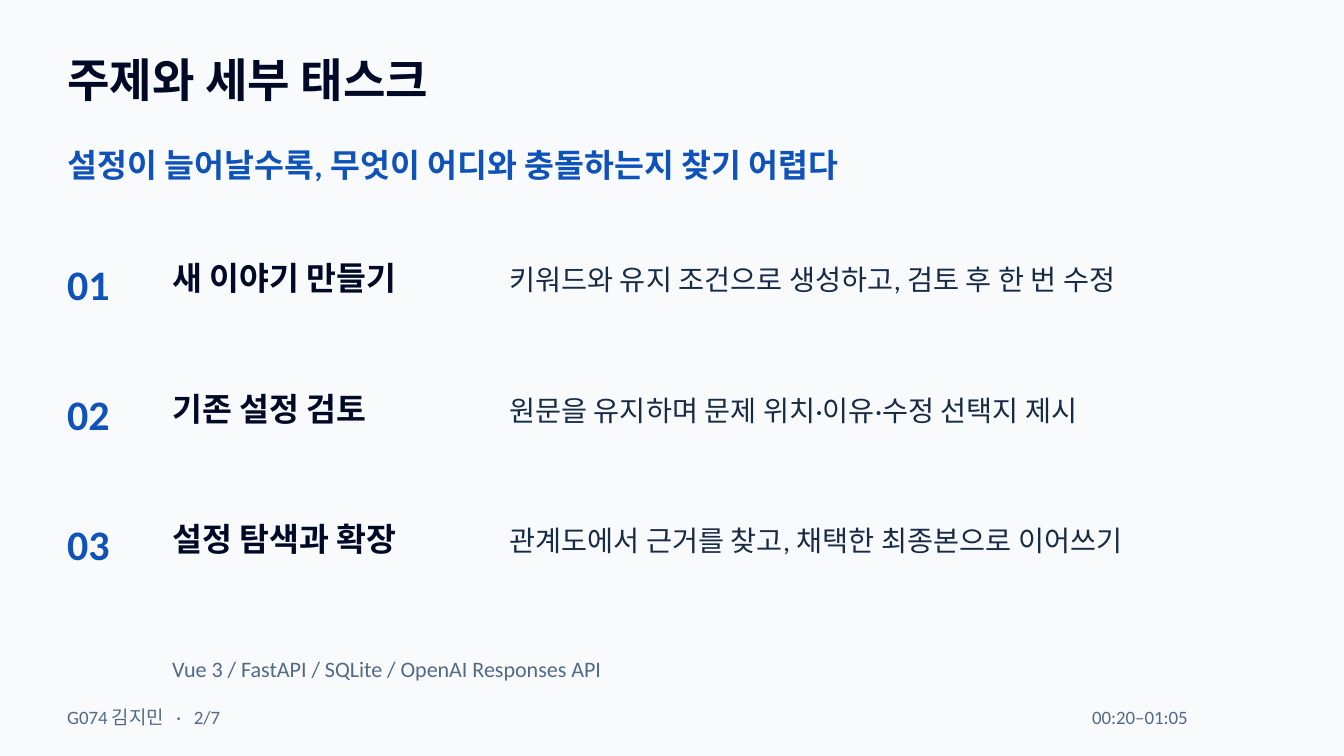
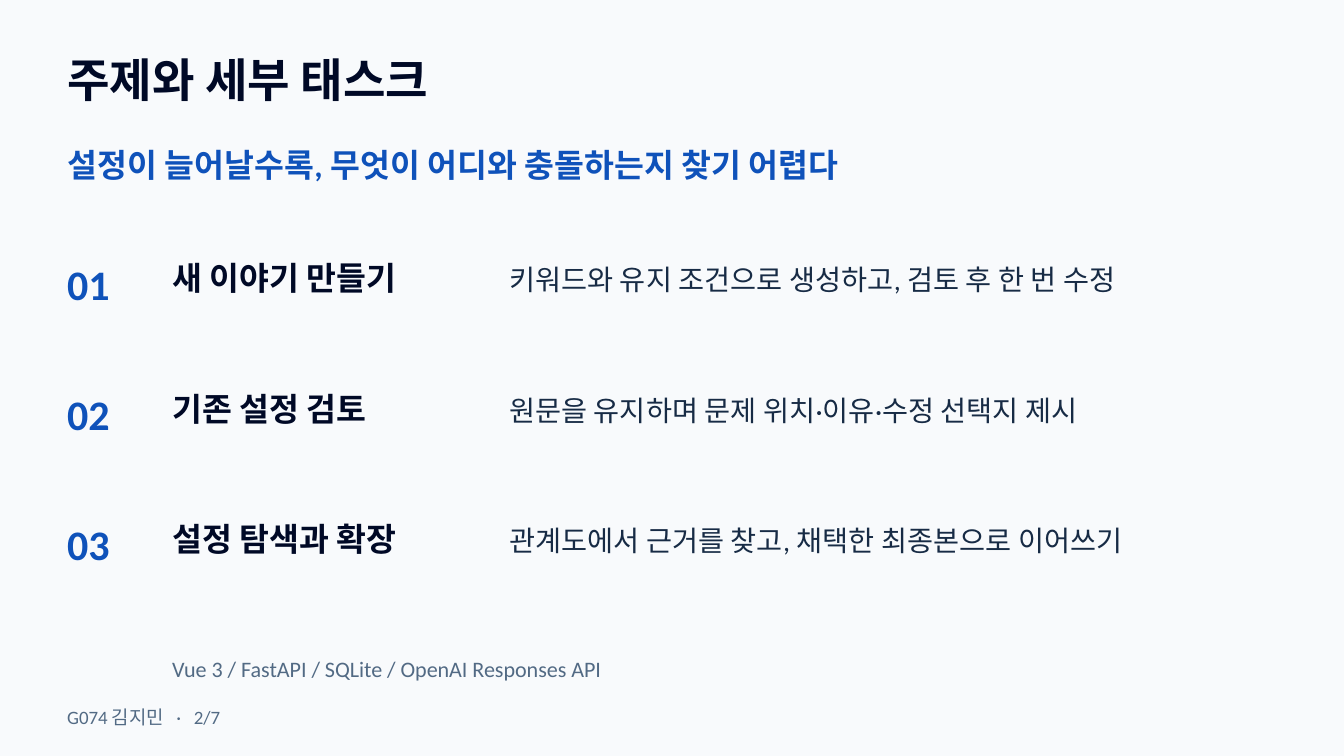
Before and after one commit to OMGimin/loreforge, a slide deck: slide 2 of docs/presentation/LoreForge-G074-KimJimin.pptx. Drawn at 1344x756 pixels with LibreOffice and Linux fonts; fonts in the diff are those of the drawing. Boxes give left, top, right and bottom in pixels: in the first picture for what was removed or moved away, otherwise in the second. Text is boxed around its words. In the diff, an @@ line names an element or a change of style, - is before the commit and + after.

```diff
--- a/docs/presentation/LoreForge-G074-KimJimin.pptx
+++ b/docs/presentation/LoreForge-G074-KimJimin.pptx
@@ text removed at (1092, 712, 1188, 724) @@
-00:20–01:05
```
Also in this commit, not shown: 5 other slides changed, 2 other files.
